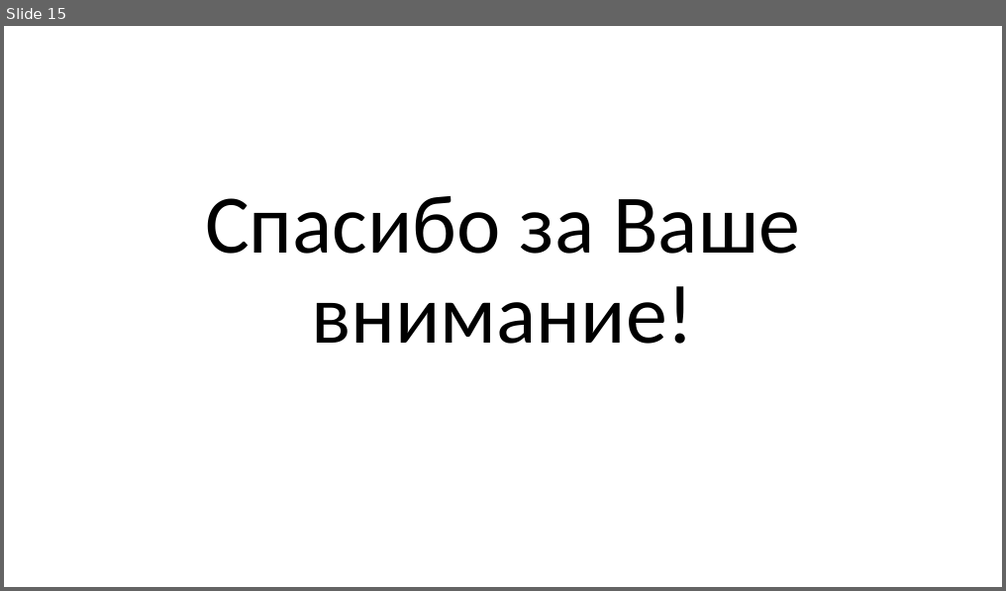
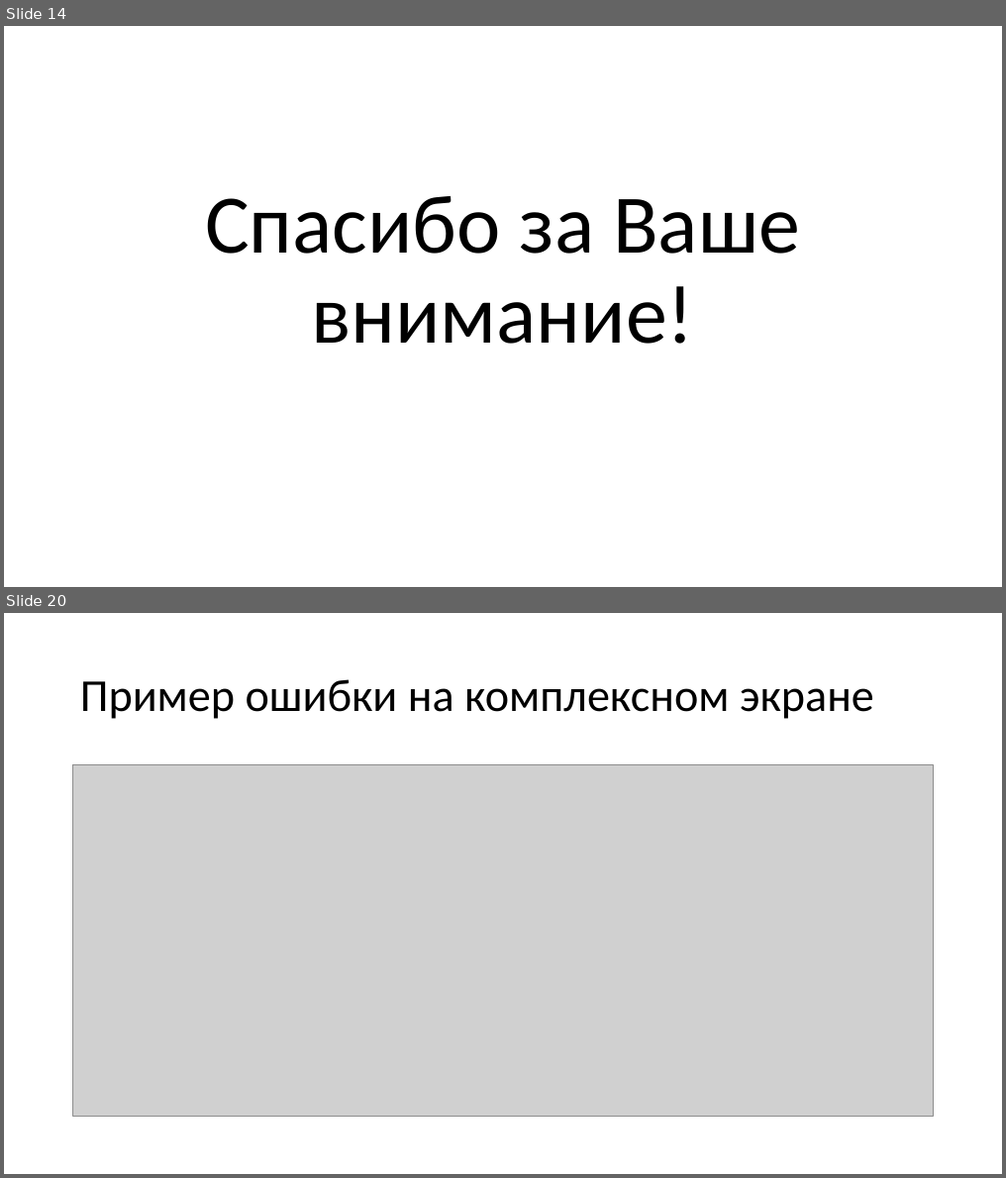
Before and after one commit to RanFog/VKR, a slide deck: Презентация к защите.pptx. Shown one above the other, each under a label of ours: slide 15 before the commit, slides 14 and 20 after it; the slides between them are not shown. The pictures are 1006x591 and 1006x1178 pixels, drawn with LibreOffice and Linux fonts; fonts in the diff are those of the drawing; grey boxes stand for pictures. Boxes give left, top, right and bottom in pixels: in the first picture for what was removed or moved away, otherwise in the second. Text is boxed around its words. In the diff, an @@ line names an element or a change of style, - is before the commit and + after.

```diff
--- a/Презентация к защите.pptx
+++ b/Презентация к защите.pptx
@@ slide 20 added at [4, 613, 1002, 1174], background #FFFFFF @@
@@ title added at [80, 679, 874, 719], 44 pt, text #000000 @@
+Пример ошибки на комплексном экране
@@ picture added at [73, 765, 934, 1116] @@
@@ what was slide 15 is now slide 14 @@
```
Also in this commit, not shown: 1 slide changed, 8 other slides added, 2 slides removed, 10 other files.
